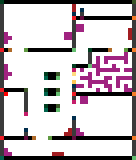
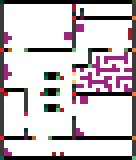
Comparing the layer stacks of the two 136 × 160 images. Changes:
painted on "Layer 5" over (40, 76, 72, 156)
